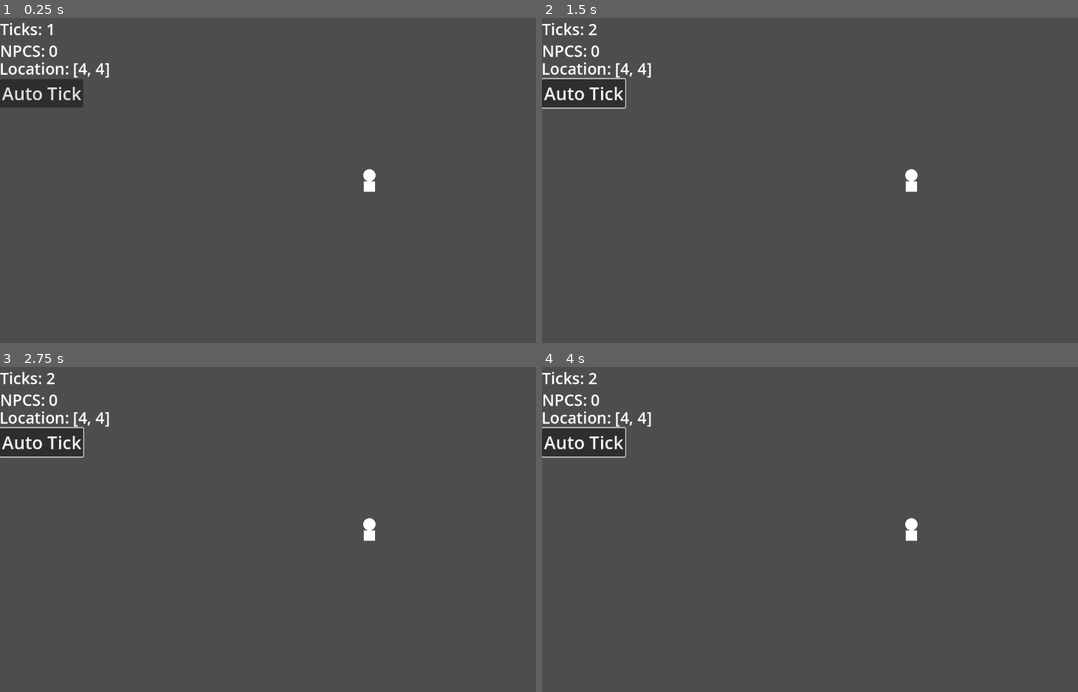
Above: before the commit, frames 1-4 (two rows, left to right).
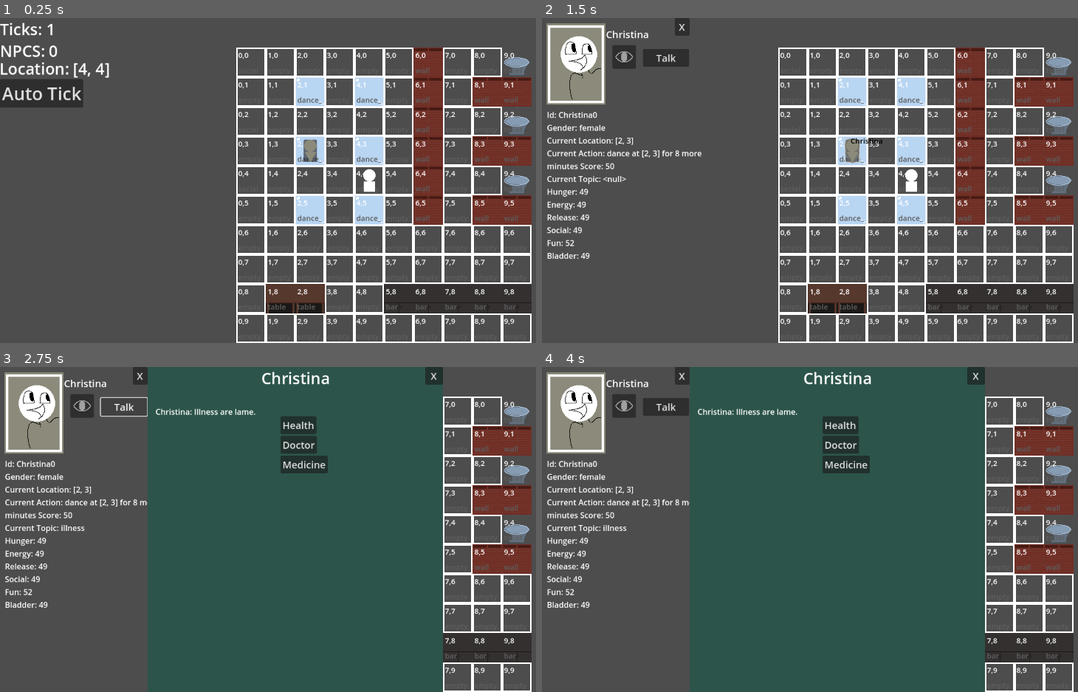
Above: after the commit, the same moments.

Repository: churrupy/elf-game
Game: Godot game, scene res://main.tscn
Same seed, same stepped clock (60 frames per second), same inputs: the game is played once before the commit and once after it.
Inputs (mouse positions are in pixels of both pictures, inside the frame that each line leads up to):
- Up to frame 1 (0.25 s): no input
- Up to frame 2 (1.5 s): click "Auto Tick" at 0.5 s; click (852, 151) at 1.27 s
- Up to frame 3 (2.75 s): click (123, 406) at 2 s, where only the run after the commit has a clickable "Talk"
- Up to frame 4 (4 s): click (622, 406) at 2.77 s; click (643, 435) at 3.52 s

The runs differ from the first frame. In frame 1, 21% of the frame differs, in the area x 44-100%, y 9-100%; in frame 2, 26%; in frame 3, 67%; in frame 4, 67%, in the area x 0-100%, y 0-100%.
Error before the commit: Invalid access to property or key 'LOCATION' on a base object of type 'Array'. (res://scripts/main.gd:29)

Commit message:
Turned Map object into black box
- removed tile object (mostly, to the extent that Godot allows me to)
- updated related functions to consistently call correct Map functions

Diff:
--- a/scripts/actions.gd
+++ b/scripts/actions.gd
@@ -1,8 +1,8 @@
 class_name ACTIONS
 
 
-var TARGET # tile, other npc
-var LOCATION # when you need to be at something, not neccessarily on it
+var TARGET # location of target
+var LOCATION # adjacent to target, if necessary (if not necessary, then will be the same as location)
 var ID: String
 var NEED: String
 var STATUS = "moving" # idk that enum thing again
--- a/scripts/main.gd
+++ b/scripts/main.gd
@@ -25,8 +25,8 @@
 func create_npc():
 	var npc = npc_scene.instantiate()
 	var tile = $Map.random_empty_tile()
+	npc.LOCATION = tile
 	#npc.LOCATION = tile.LOCATION
-	$Map.occupy_tile(npc, tile.LOCATION)
 	npc.initialize(ID_COUNTER)
 	ID_COUNTER += 1
 	add_child(npc)
@@ -41,8 +41,7 @@
 #region ticks
 
 func process_player_move(location):
-	var tile = $Map.get_tile(location)
-	if tile.is_travelable():
+	if $Map.is_travelable(location):
 		Global.PLAYER_LOCATION = location
 	else:
 		print("tile not accessible")
@@ -75,9 +74,9 @@
 	get_current_npcs()
 	var npc_list = get_npc_list()
 	Utility.display_list_on_screen(npc_list, Constants.TILE_SIZE/2)
-	var tile_list = $Map.get_tile_list()
-	Utility.display_list_on_screen(tile_list)
-	#$Map.tick()
+	#var tile_list = $Map.get_tile_list()
+	#Utility.display_list_on_screen(tile_list)
+	$Map.tick()
 	$HUD.tick()
 
 
@@ -147,6 +146,23 @@
 
 
 
+func get_all_group_actions():
+	var all_actions = []
+	for child in get_children():
+		if child is not NPC: continue
+		if child.ACTION == null: continue
+		if not child.ACTION.is_joinable(): continue
+		var new_action = ACTIONS.new()
+		new_action.ID = child.ACTION.ID
+		new_action.TARGET = child.ACTION.TARGET
+		new_action.LOCATION = child.ACTION.LOCATION
+		new_action.NEED = child.ACTION.NEED
+		new_action.FOLLOWING = child
+		all_actions.append(new_action)
+	return all_actions
+
+
+
 
 
 func determine_action(npc):
@@ -157,23 +173,21 @@
 
 	all_actions.sort_custom(func(a, b): return b.SCORE < a.SCORE)
 	for action in all_actions:
-		if npc.LOCATION == action.TARGET.LOCATION:
+		if npc.LOCATION == action.TARGET:
 			return action
 
-		var is_reserved = Utility.is_location_reserved(action.TARGET.LOCATION)
-		var tile = $Map.get_tile(action.TARGET.LOCATION)
-		var is_travelable = tile.is_travelable()
-
+		var is_reserved = Utility.is_location_reserved(action.TARGET)
+		var is_travelable = $Map.is_travelable(action.TARGET)
+
+		# find adjacent tile if possible
 		if is_reserved or !is_travelable:
 			if !action.can_do_off_tile(): continue
-			# find adjacent tile
-			var neighbors = get_neighbors(action.TARGET.LOCATION)
+			var neighbors = get_neighbors(action.TARGET)
 			var new_action_list = []
 			for n in neighbors:
-				var new_tile = $Map.get_tile(n)
 				var new_action = ACTIONS.new()
 				new_action.ID = action.ID
-				new_action.TARGET = new_tile
+				new_action.TARGET = action.TARGET
 				new_action.LOCATION = n
 				new_action.NEED = action.NEED
 				new_action = npc.score_action(new_action)
@@ -181,9 +195,8 @@
 			new_action_list.sort_custom(func(a,b): return b.SCORE < a.SCORE)
 			for second_action in new_action_list:
 				is_reserved = Utility.is_location_reserved(second_action.LOCATION)
-				is_travelable = second_action.TARGET.is_travelable()
-				if !is_reserved and is_travelable:
-					return second_action
+				#is_travelable = second_action.TARGET.is_travelable() # get_neighbors always returns only travelable tiles
+				if !is_reserved: return second_action
 		else:
 			return action
 	push_error("action not found for", npc.NAME)
@@ -240,8 +253,7 @@
 			continue
 		if n[1] < 0 or n[1] >= Constants.MAP_SIZE[1]:
 			continue
-		var tile = $Map.get_tile(n)
-		if !tile.is_travelable(): continue
+		if !$Map.is_travelable(n): continue
 		valid_neighbors.append(n)
 
 	return valid_neighbors
--- a/scripts/map.gd
+++ b/scripts/map.gd
@@ -129,13 +129,22 @@
 			if y not in range(0, len(MAP[0])):
 				y_counter += Constants.TILE_SIZE
 				continue
+			var location = [x, y]
+			var tile_type = get_tile(location)
 			var tile = tile_scene.instantiate()
+			tile.initialize(tile_type, location)
 			add_child(tile)
 			tile.global_position = Vector2(x_counter, y_counter)
 			tile.show()
 			y_counter += Constants.TILE_SIZE
 		x_counter += Constants.TILE_SIZE
 		y_counter = 0
+
+func is_travelable(location):
+	var tile = get_tile(location)
+	var tile_data = Constants.TILE_TEMPLATES[tile]
+	if tile_data["impassable"] == true: return false
+	return true
 
 
 func tick_old():
@@ -163,30 +172,6 @@
 
 #region utility
 
-func empty_tile(location: Array):
-	var tile = get_tile(location)
-	tile.OCCUPANT = null
-
-
-func free_tile(location: Array):
-	var tile = get_tile(location)
-	tile.RESERVED = null
-
-func reserve_tile(npc, location):
-	var tile = get_tile(location)
-	tile.RESERVED = npc
-
-func swap_tile(npc, location):
-	var new_tile = get_tile(location)
-	var old_occupant = new_tile.OCCUPANT
-	#old_occupant.LOCATION = [npc.LOCATION[0], npc.LOCATION[1]]
-	#npc.LOCATION = location
-	occupy_tile(old_occupant, npc.LOCATION)
-	occupy_tile(npc, location)
-
-func occupy_tile(npc, location):
-	npc.LOCATION = location
-	MAP[location[0]][location[1]].OCCUPANT = npc
 
 func get_tile(location: Array):
 	return MAP[location[0]][location[1]]
@@ -209,6 +194,25 @@
 
 
 func get_all_actions_on_map():
+	var all_actions = []
+	for i in len(MAP):
+		for j in len(MAP[0]):
+			var tile = MAP[i][j]
+			var tile_data = Constants.TILE_TEMPLATES[tile]
+			#var tile_actions = Constants.TILE_TEMPLATES[tile]["actions"]
+			for action in tile_data["actions"]:
+				var new_action = ACTIONS.new()
+				new_action.ID = action
+				new_action.TARGET = [i,j] # where the npc wants to pathfind to
+				new_action.LOCATION = [i,j] # where the npc ends up (if adjacent to target)
+				var action_data = Constants.ACTION_TEMPLATES[action]
+				new_action.NEED = action_data["need"]
+				all_actions.append(new_action)
+	return all_actions
+
+
+
+func get_all_actions_on_map_old():
 	var all_actions = []
 	for i in len(MAP):
 		for j in len(MAP[0]):
--- a/scripts/npc.gd
+++ b/scripts/npc.gd
@@ -115,8 +115,8 @@
 		action.SCORE += get_opinion(action.FOLLOWING)
 
 	# score based on distance
-	var total_x = abs(LOCATION[0]- action.TARGET.LOCATION[0])
-	var total_y = abs(LOCATION[1] - action.TARGET.LOCATION[1])
+	var total_x = abs(LOCATION[0]- action.TARGET[0])
+	var total_y = abs(LOCATION[1] - action.TARGET[1])
 	action.SCORE -= total_x #distance is penalty
 	action.SCORE -= total_y
 
--- a/scripts/tile.gd
+++ b/scripts/tile.gd
@@ -12,35 +12,12 @@
 func _ready() -> void:
 	pass
 
-func initialize():
-	$TypeInitialLabel.text = TYPE.substr(0,6)
-	$LocationLabel.text = str(int(LOCATION[0])) + "," + str(int(LOCATION[1]))
-	var tile_data = Constants.TILE_TEMPLATES[TYPE]
+func initialize(type, location):
+	$TypeInitialLabel.text = type.substr(0,6)
+	$LocationLabel.text = str(int(location[0])) + "," + str(int(location[1]))
+	var tile_data = Constants.TILE_TEMPLATES[type]
 	texture = load("res://models/" + tile_data["png"])
 
 
 func _process(delta: float) -> void:
 	pass
-
-func is_empty():
-	# no occupant
-	if OCCUPANT != null:
-		return false
-	return true
-
-func is_reservable():
-	if RESERVED != null:
-		return false
-	return true
-
-func is_travelable():
-	var tile_data = Constants.TILE_TEMPLATES[TYPE]
-	if tile_data["impassable"]:
-		return false
-	return true
-
-func _to_string():
-	var _str = TYPE + " at " + str(LOCATION)
-	if OCCUPANT != null:
-		_str += ", occupied by " + OCCUPANT.NAME
-	return _str
--- a/scripts/utility.gd
+++ b/scripts/utility.gd
@@ -15,16 +15,16 @@
 
 func get_all_group_actions():
 	var all_actions = []
-	for child in get_children():
-		if child is not NPC: continue
-		if child.ACTION == null: continue
-		if not child.ACTION.is_joinable(): continue
+	for npc_id in Global.NPCS.keys():
+		var npc = Global.NPCS[npc_id]
+		if npc.ACTION == null: continue
+		if not npc.ACTION.is_joinable(): continue
 		var new_action = ACTIONS.new()
-		new_action.ID = child.ACTION.ID
-		new_action.TARGET = child.ACTION.TARGET
-		new_action.LOCATION = child.ACTION.LOCATION
-		new_action.NEED = child.ACTION.NEED
-		new_action.FOLLOWING = child
+		new_action.ID = npc.ACTION.ID
+		new_action.TARGET = npc.ACTION.TARGET
+		new_action.LOCATION = npc.ACTION.LOCATION
+		new_action.NEED = npc.ACTION.NEED
+		new_action.FOLLOWING = npc
 		all_actions.append(new_action)
 	return all_actions
 
